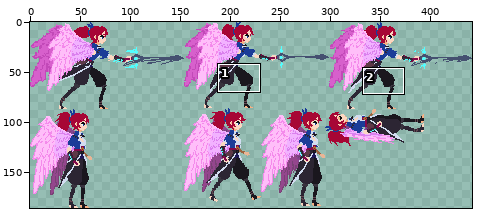
Two states of a sprite sheet, assets/sprites/Aryll.png. The picture above shows the old version from afar; the outline marks the close-up.
Close-up. As it was:
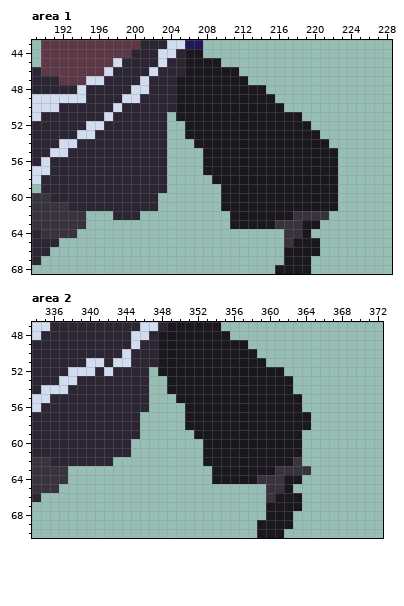
The file is 442x186 pixels. Colours within 5 levels of each other are drawn and written as one. Shown: area 1: x 189..228, y 43..68; area 2: x 334..372, y 47..70.
After:
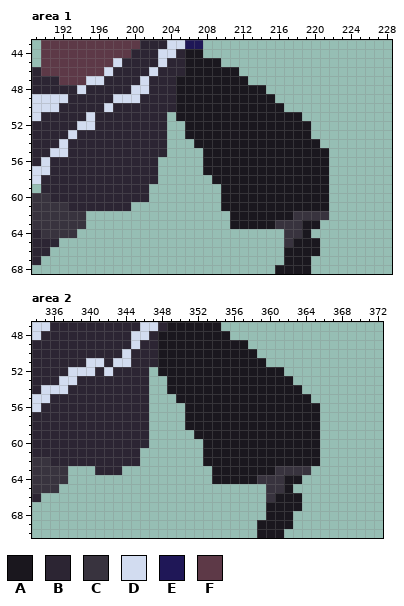
Palette (. is transparent): A #1a171e  B #2c2533  C #38333e  D #d2dcf0  E #1f1757  F #5d3947
Difference:
Area 1:
y 49: x 193..194 DD -> BB; x 198 B -> D
y 50: x 197..198 BD -> DB
y 51: x 195 B -> D; x 197 D -> B
y 52: x 194 B -> D; x 196 D -> B
y 53: x 193..195 BDD -> DBB; x 220 A -> .
y 54: x 193 D -> B; x 221 A -> .
y 55: x 222 A -> .
y 56..58: x 203 B -> .; x 222 A -> .
y 59: x 202..203 BB -> ..; x 222 A -> .
y 60: x 202 B -> .; x 222 A -> .
y 61: x 200..202 BBB -> ...; x 222 A -> .
y 62: x 198..200 BBB -> ...
Area 2:
y 54: x 363 . -> A
y 55: x 364 . -> A
y 56: x 364..365 .. -> AA
y 57..58: x 346 . -> B; x 365 . -> A
y 59: x 346 . -> B; x 364..365 .. -> AA
y 60: x 345..346 .. -> BB; x 364..365 .. -> AA
y 61: x 345 . -> B; x 364..365 .. -> AA
y 62: x 343..345 ... -> BBB; x 363..365 C.. -> AAA
y 63: x 341..343 ... -> BBB
